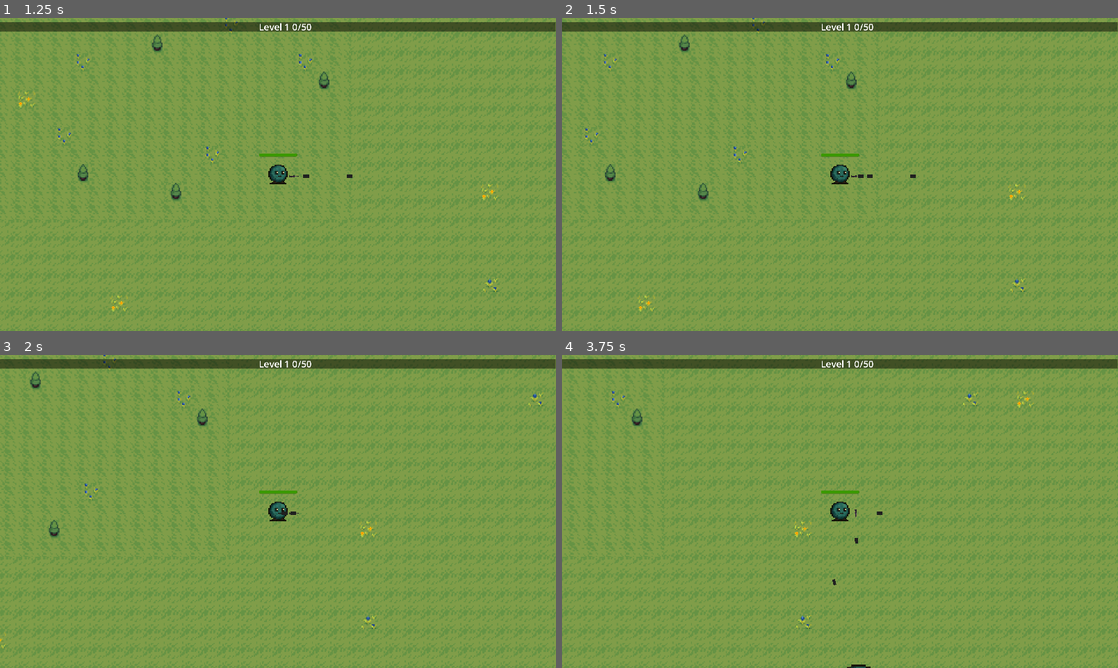
Above: before the commit, frames 1-4 (two rows, left to right).
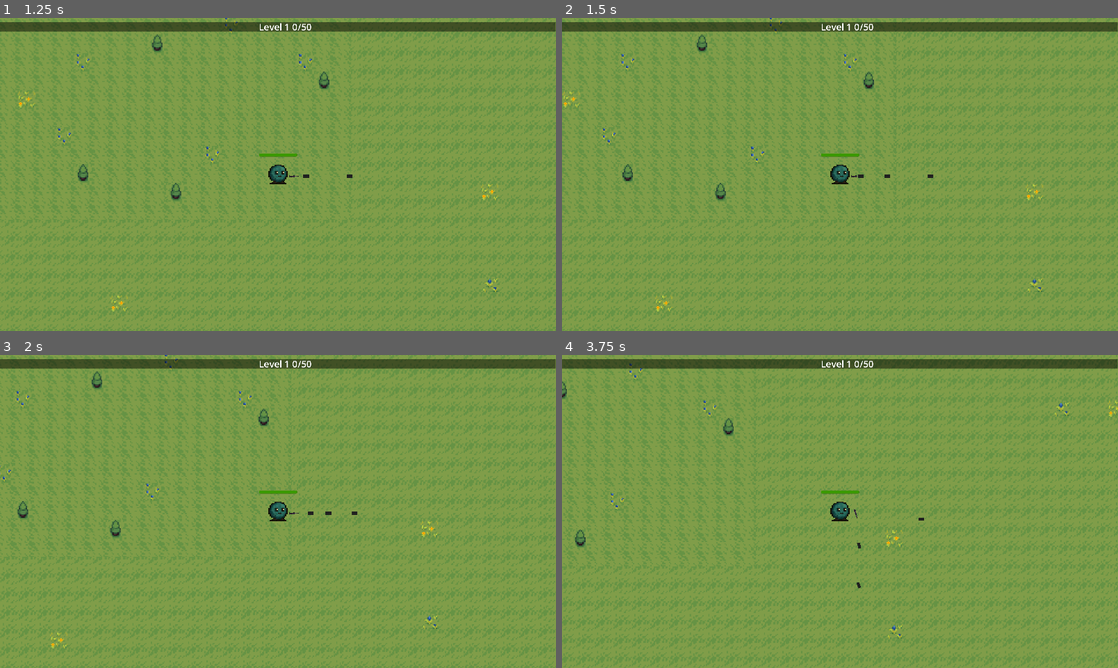
Above: after the commit, the same moments.

Repository: glaucc/vs-like
Game: Godot game, scene res://menu.tscn
The game is run twice, just before and just after one commit, with the same random seed, the same clock (stepped at 60 frames per second) and the same inputs.
Inputs (mouse positions are in pixels of both pictures, inside the frame that each line leads up to):
- Up to frame 1 (1.25 s): click "Play" at 0.5 s
- Up to frame 2 (1.5 s): move the mouse to (962, 158) at 1.27 s; hold D (move_right) from 1.28 s (still down); click (962, 158) at 1.42 s
- Up to frame 3 (2 s): keep holding D (move_right)
- Up to frame 4 (3.75 s): release D (move_right) at 2 s; drag from (728, 527) to (856, 514) at 2.02 s; move the mouse to (895, 442) at 2.77 s; hold D (move_right) 2.78-3.5 s; drag from (812, 574) to (856, 514) at 3.52 s

Frame 1 is identical in both runs. In frame 2, 17% of the frame differs, in the area x 0-100%, y 0-100%; in frame 3, 25%; in frame 4, 34%.

Commit message:
mobile movement support, bug fix

Diff:
--- a/autoload.gd
+++ b/autoload.gd
@@ -8,6 +8,9 @@
 var level:int = 1
 var bullet_speed:int = 500
 var bullet_range:int = 500
+var player_speed_percent:int = 100
+var player_damage_percent:int = 100
+
 
 func _ready() -> void:
 	load_coins()
--- a/player.gd
+++ b/player.gd
@@ -4,14 +4,48 @@
 
 var health = 100.0
 var max_health = 100.0
-const SPEED = 50
+var speed = 300
 const DAMAGE_RATE = 100.0
 
+#mobile movement support
+var touch_start_pos := Vector2.ZERO
+var touch_current_pos := Vector2.ZERO
+var touching := false
+
+
+func _unhandled_input(event: InputEvent) -> void:
+	if event is InputEventScreenTouch:
+		if event.pressed:
+			touch_start_pos = event.position
+			touch_current_pos = event.position
+			touching = true
+		else:
+			touching = false
+			velocity = Vector2.ZERO
+
+	elif event is InputEventScreenDrag:
+		touch_current_pos = event.position
+
+
 func _physics_process(delta: float) -> void:
-	var direction = Input.get_vector("move_left", "move_right", "move_up", "move_down")
-	velocity = direction * 600
+
+	#Movement
+	var direction := Vector2.ZERO
+
+	if touching:
+		direction += (touch_current_pos - touch_start_pos).normalized()
+
+	# Keyboard movement (WASD, arrows)
+	direction += Input.get_vector("move_left", "move_right", "move_up", "move_down")
+
+	# Normalize to prevent faster diagonal movement
+	if direction.length() > 1:
+		direction = direction.normalized()
+
+	velocity = direction * speed
+	if !touching and velocity.length() > 0.1:
+		velocity = velocity.move_toward(Vector2.ZERO, 200 * delta)
 	move_and_slide()
-
 
 
 	if velocity.length() > 0.0:
